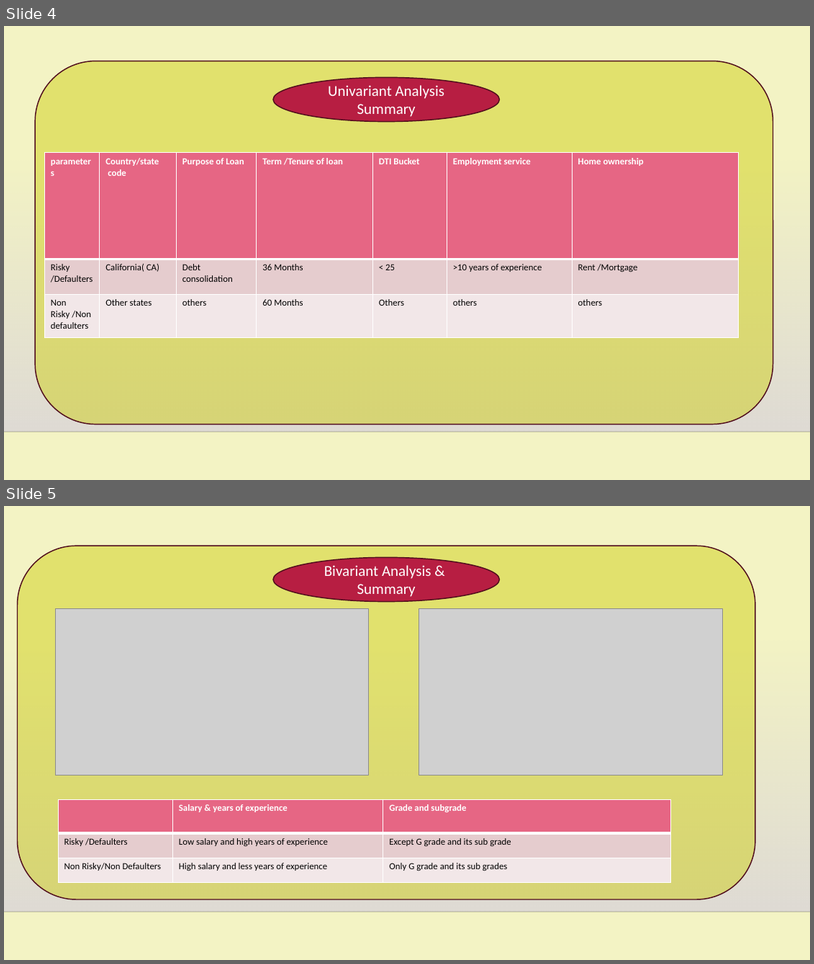
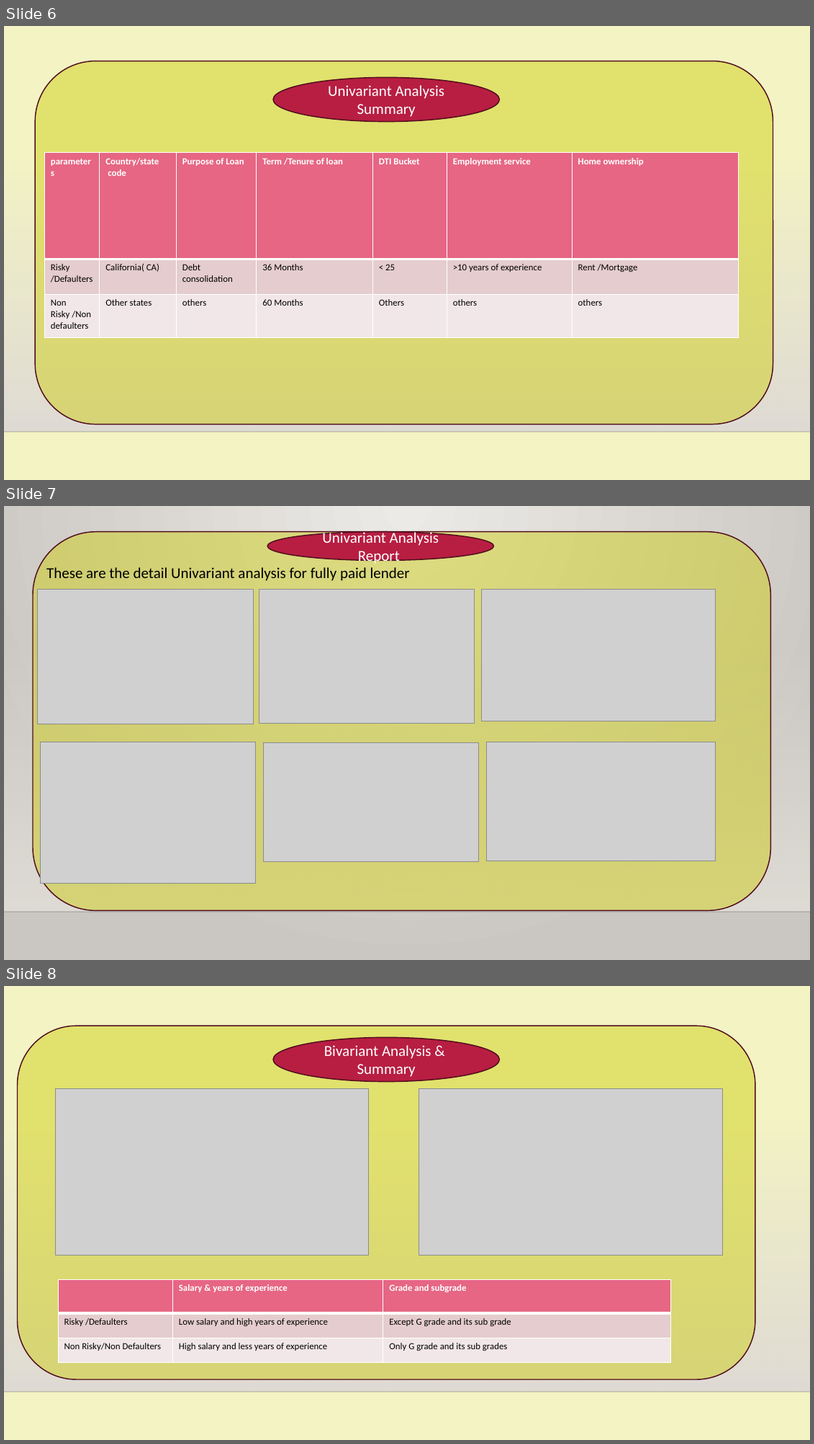
Before and after one commit to anandbanshi123/Submission_Lending_Club_Case_Study, a slide deck: Accelerating Loan Approvals.pptx. Shown one above the other, each under a label of ours: slides 4 and 5 before the commit, slides 6, 7 and 8 after it. The pictures are 814x964 and 814x1444 pixels, drawn with LibreOffice and Linux fonts; fonts in the diff are those of the drawing; grey boxes stand for pictures; background and template pictures are left out. Boxes give left, top, right and bottom in pixels: in the first picture for what was removed or moved away, otherwise in the second. Text is boxed around its words. In the diff, an @@ line names an element or a change of style, - is before the commit and + after.

```diff
--- a/Accelerating Loan Approvals.pptx
+++ b/Accelerating Loan Approvals.pptx
@@ slide 7 added at [4, 506, 810, 960], background gradient #ECEAE7 to #CAC7C1; not listed: 2 template elements that a slide beside it also shows @@
@@ rounded rectangle added at [33, 532, 772, 911], fill #CCCC00 at 44% opacity, outline #500D1D 1.25 pt @@
@@ ellipse added at [268, 532, 494, 561], fill #B71E42, outline #500D1D 1.25 pt, 18 pt, text #FFFFFF @@
+Univariant Analysis Report
@@ text added at [46, 567, 410, 581], 18 pt, text #000000 @@
+These are the detail Univariant analysis for fully paid lender
@@ picture added at [37, 589, 253, 723] @@
@@ picture added at [260, 590, 476, 723] @@
@@ picture added at [482, 589, 715, 721] @@
@@ picture added at [41, 742, 256, 883] @@
@@ picture added at [264, 743, 479, 861] @@
@@ picture added at [487, 742, 716, 860] @@
@@ what was slide 4 is now slide 6 @@
@@ what was slide 5 is now slide 8 @@
```
Also in this commit, not shown: 1 slide changed, 3 other slides added, 2 other files.
